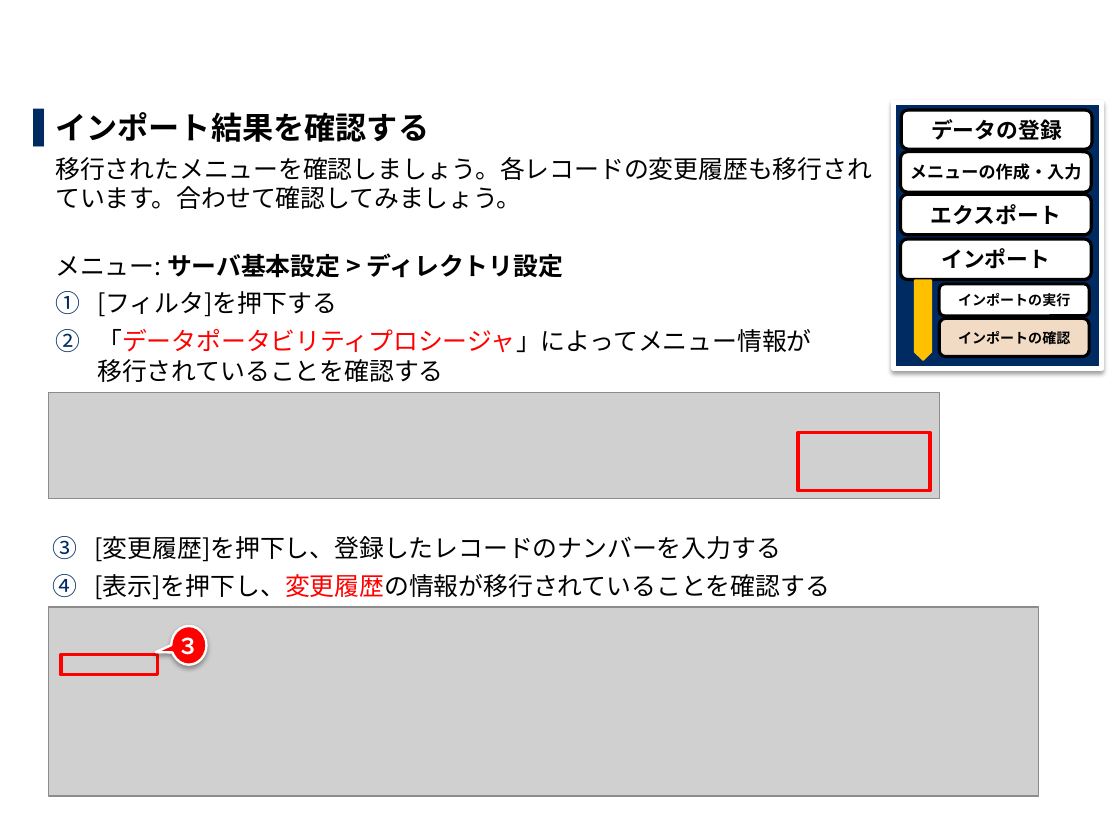
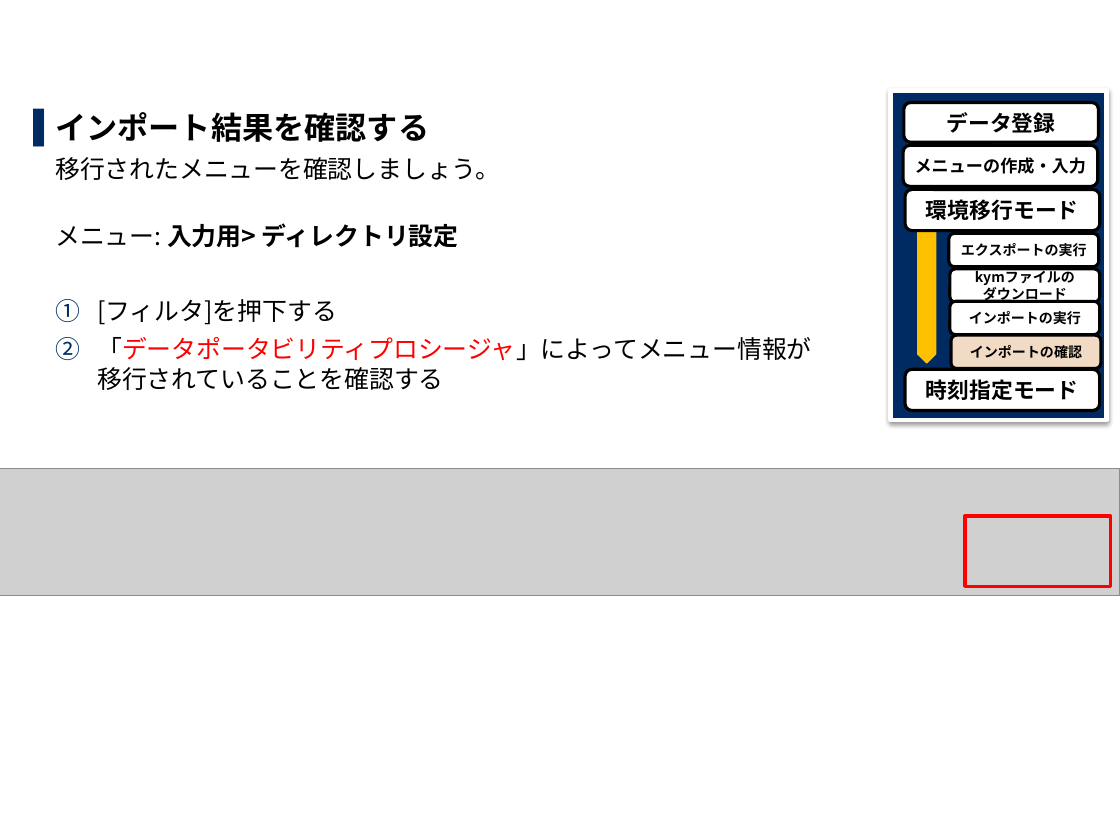
Before and after one commit to exastro-suite/it-automation-docs, a slide deck: slide 18 of asset/Learn_ja/ITA-export-import_ja_practice.pptx. Drawn at 1120x840 pixels with LibreOffice and Linux fonts; fonts in the diff are those of the drawing; grey boxes stand for pictures; background and template pictures are left out. Boxes give left, top, right and bottom in pixels: in the first picture for what was removed or moved away, otherwise in the second. Text is boxed around its words. In the diff, an @@ line names an element or a change of style, - is before the commit and + after.

```diff
--- a/asset/Learn_ja/ITA-export-import_ja_practice.pptx
+++ b/asset/Learn_ja/ITA-export-import_ja_practice.pptx
@@ rectangle: place and size @@
-rectangle at [894, 102, 1102, 368]
+rectangle at [890, 91, 1107, 420]
@@ rounded rectangle "データ登録": place and size @@
-rounded rectangle "データ登録" at [902, 110, 1092, 149]
+rounded rectangle "データ登録" at [904, 103, 1099, 142]
@@ text in rounded rectangle at [947, 112, 1056, 133]: text changed @@
-データの登録
+データ登録
@@ rounded rectangle "メニューの作成・入力": place and size @@
-rounded rectangle "メニューの作成・入力" at [900, 151, 1091, 192]
+rounded rectangle "メニューの作成・入力" at [903, 146, 1098, 187]
@@ text at [55, 157, 500, 248]: text changed @@
-  移行されたメニューを確認しましょう。各レコードの変更履歴も移行されています。合わせて確認してみましょう。
-  メニュー: サーバ基本設定 > ディレクトリ設定
+  移行されたメニューを確認しましょう。
+  メニュー: 入力用> ディレクトリ設定
@@ rounded rectangle added at [905, 189, 1100, 231], fill #FFFFFF, outline #000000 2 pt, 14 pt, text #000000, bold @@
+環境移行モード
@@ pentagon arrow: place and size @@
-pentagon arrow at [914, 280, 931, 360]
+pentagon arrow at [917, 226, 935, 363]
@@ rounded rectangle "エクスポートの実行": place and size @@
-rounded rectangle "エクスポートの実行" at [900, 195, 1091, 235]
+rounded rectangle "エクスポートの実行" at [949, 233, 1099, 267]
@@ rounded rectangle "kymファイルの": place and size @@
-rounded rectangle "kymファイルの" at [900, 239, 1091, 279]
+rounded rectangle "kymファイルの" at [950, 269, 1100, 302]
@@ text in rounded rectangle at [961, 243, 1087, 257]: text changed; size 14 to 9 pt @@
-エクスポート
+エクスポートの実行
@@ text in rounded rectangle at [975, 268, 1075, 303]: text changed; size 14 to 9 pt @@
-インポート
+kymファイルの
+ダウンロード
@@ title at [52, 329, 80, 559]: text changed @@
-2.6 メニューインポート(3/3)
+2.6 環境移行モード＿メニューインポート(3/3)
@@ rounded rectangle "インポートの実行": place and size @@
-rounded rectangle "インポートの実行" at [940, 283, 1090, 316]
+rounded rectangle "インポートの実行" at [950, 301, 1100, 335]
@@ rounded rectangle "インポートの実行" at [950, 301, 1100, 335]: line spacing 10.5pt to 1 @@
@@ rounded rectangle "インポートの確認": place and size @@
-rounded rectangle "インポートの確認" at [940, 318, 1090, 356]
+rounded rectangle "インポートの確認" at [951, 335, 1101, 368]
@@ rounded rectangle added at [905, 370, 1100, 411], fill #FFFFFF, outline #000000 2 pt, 14 pt, text #000000, bold @@
+時刻指定モード
@@ picture removed at [48, 392, 939, 498] @@
@@ picture added at [0, 468, 1120, 596] @@
@@ text removed at [94, 536, 829, 600] @@
-3. [変更履歴]を押下し、登録したレコードのナンバーを入力する
-4. [表示]を押下し、変更履歴の情報が移行されていることを確認する
@@ rectangle: place and size @@
-rectangle at [799, 432, 931, 491]
+rectangle at [965, 516, 1111, 587]
@@ picture removed at [48, 607, 1038, 796] @@
@@ speech bubble removed at [171, 626, 207, 665] @@
-３
@@ rectangle removed at [62, 654, 158, 674] @@
```
Also in this commit, not shown: 26 other slides changed, 8 slides added, 2 slides removed, 1 other file.
